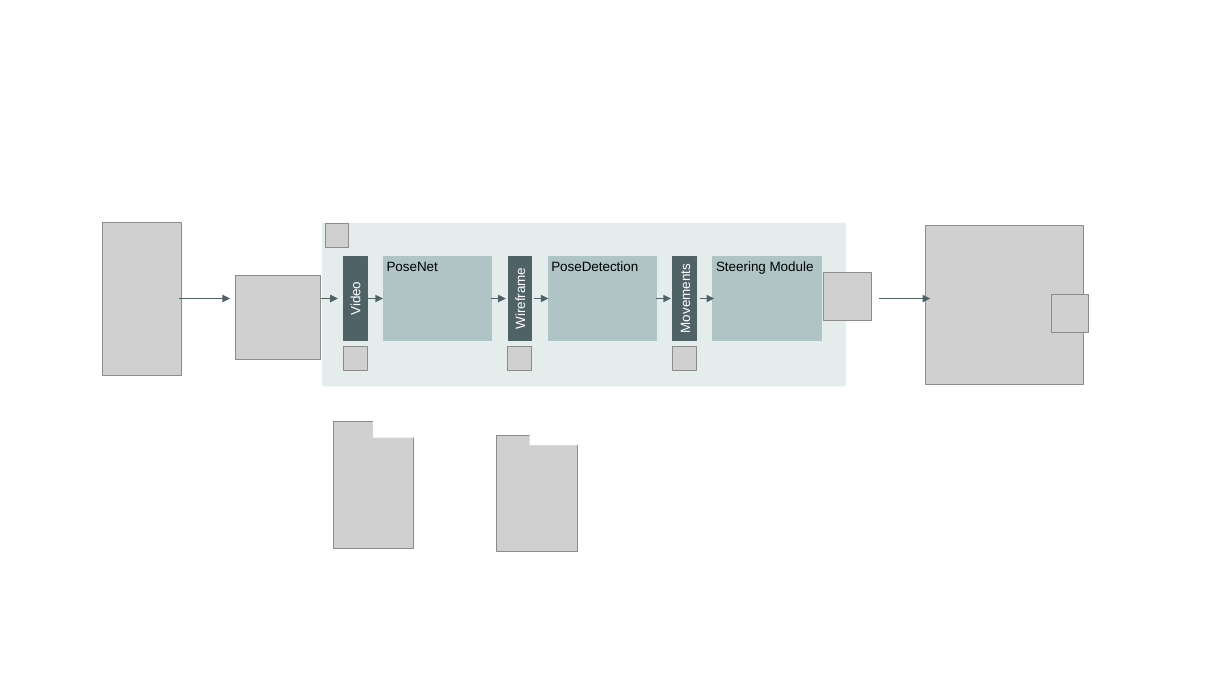
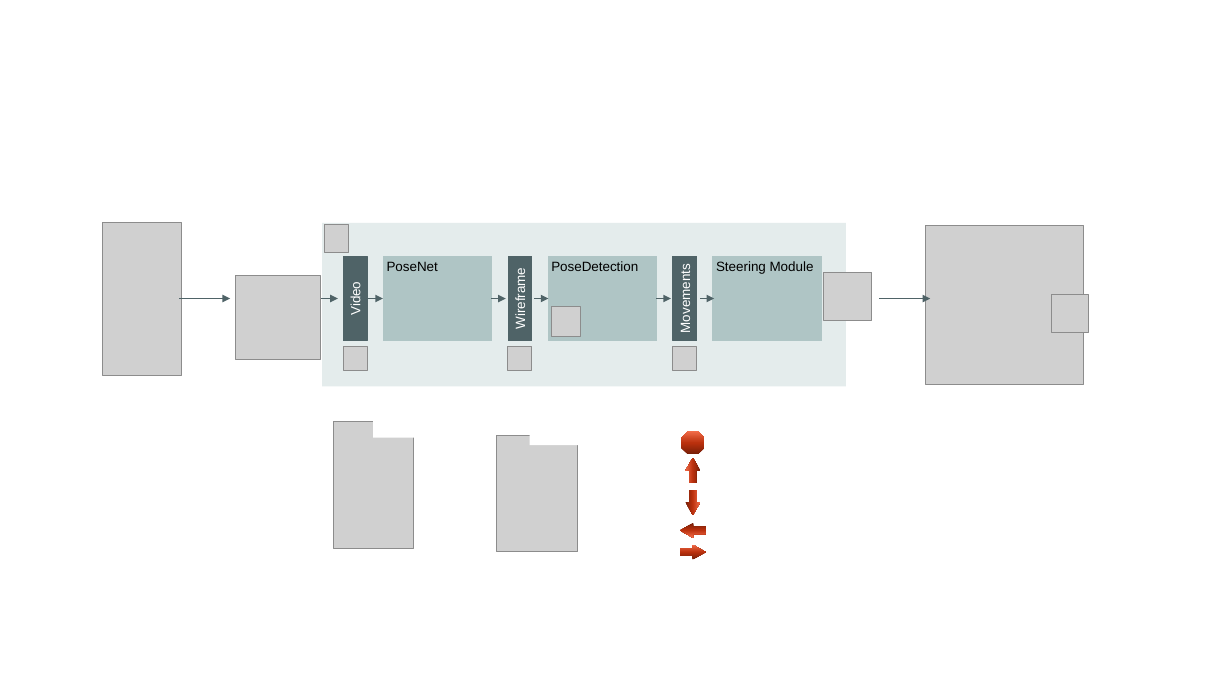
Before and after one commit to chriswegmann/drone_steering, a slide deck: slide 2 of flying_drones_with_gestures.pptx. Drawn at 1232x693 pixels with LibreOffice and Linux fonts; fonts in the diff are those of the drawing; grey boxes stand for pictures; background and template pictures are left out. Boxes give left, top, right and bottom in pixels: in the first picture for what was removed or moved away, otherwise in the second. Text is boxed around its words. In the diff, an @@ line names an element or a change of style, - is before the commit and + after.

```diff
--- a/flying_drones_with_gestures.pptx
+++ b/flying_drones_with_gestures.pptx
@@ picture added at bbox=[324, 225, 348, 251] @@
@@ picture: place and size @@
-picture at bbox=[325, 224, 349, 248]
+picture at bbox=[552, 307, 581, 336]
@@ octagon added at bbox=[681, 431, 704, 454], fill gradient #761F08 to #B9300D to #F36D4A @@
@@ right arrow added at bbox=[686, 457, 701, 483], fill gradient #761F08 to #B9300D to #F36D4A @@
@@ right arrow added at bbox=[686, 490, 701, 516], fill gradient #761F08 to #B9300D to #F36D4A @@
@@ right arrow added at bbox=[680, 523, 706, 538], fill gradient #761F08 to #B9300D to #F36D4A @@
@@ right arrow added at bbox=[680, 544, 706, 559], fill gradient #761F08 to #B9300D to #F36D4A @@
```
Also in this commit, not shown: 1 other slide changed, 2 other files.
